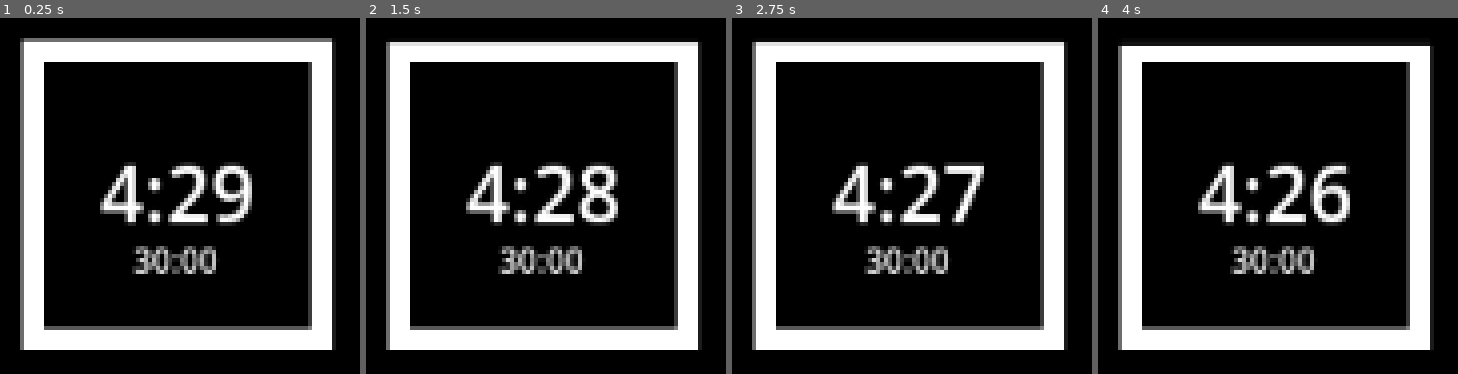
Above: before the commit, frames 1-4 (left to right).
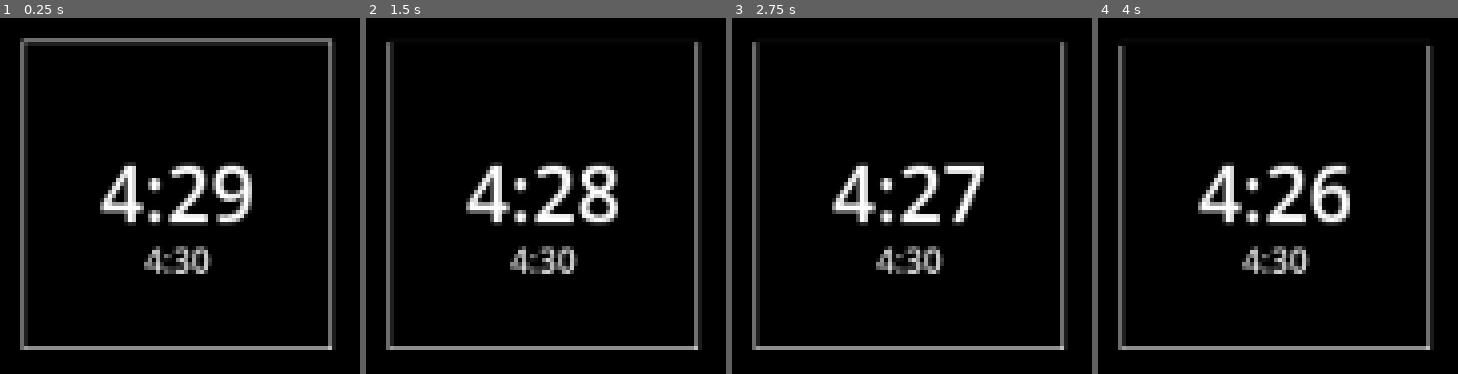
Above: after the commit, the same moments.

Repository: Username4D/TooManyTimers
Game: Godot game, scene res://Scenes/timer.tscn
The game is run twice, just before and just after one commit, with the same random seed, the same clock (stepped at 60 frames per second) and the same inputs. The project has no main scene, so this scene is started directly.
Inputs:
- Up to frame 1 (0.25 s): no input
- Up to frame 2 (1.5 s): tap Enter at 0.5 s; tap Space at 1.25 s
- Up to frame 3 (2.75 s): tap Enter at 2 s
- Up to frame 4 (4 s): tap Space at 2.75 s; tap Enter at 3.5 s

The runs differ from the first frame. In frame 1, 21% of the frame differs, in the area x 6-93%, y 6-94%; in frame 2, 21%; in frame 3, 21%; in frame 4, 20%.

Commit message:
added simple timer app page

Diff:
--- /dev/null
+++ b/Resources/main_theme.tres
@@ -0,0 +1,39 @@
+[gd_resource type="Theme" load_steps=5 format=3 uid="uid://jqwegfssy45"]
+
+[sub_resource type="StyleBoxFlat" id="StyleBoxFlat_lq07f"]
+bg_color = Color(0.6, 0.6, 0.6, 0)
+border_width_left = 2
+border_width_top = 2
+border_width_right = 2
+border_width_bottom = 2
+border_color = Color(1, 1, 1, 1)
+
+[sub_resource type="StyleBoxFlat" id="StyleBoxFlat_rpoj5"]
+bg_color = Color(0.6, 0.6, 0.6, 0)
+border_width_left = 2
+border_width_top = 2
+border_width_right = 2
+border_width_bottom = 2
+border_color = Color(1, 1, 1, 1)
+
+[sub_resource type="StyleBoxFlat" id="StyleBoxFlat_7ygoy"]
+bg_color = Color(0.6, 0.6, 0.6, 0)
+border_width_left = 2
+border_width_top = 2
+border_width_right = 2
+border_width_bottom = 2
+border_color = Color(1, 1, 1, 1)
+
+[sub_resource type="StyleBoxFlat" id="StyleBoxFlat_b4loo"]
+bg_color = Color(1, 1, 1, 0.0901961)
+border_width_left = 2
+border_width_top = 2
+border_width_right = 2
+border_width_bottom = 2
+border_color = Color(1, 1, 1, 1)
+
+[resource]
+Button/styles/focus = SubResource("StyleBoxFlat_lq07f")
+Button/styles/hover = SubResource("StyleBoxFlat_rpoj5")
+Button/styles/normal = SubResource("StyleBoxFlat_7ygoy")
+Button/styles/pressed = SubResource("StyleBoxFlat_b4loo")
--- /dev/null
+++ b/Scenes/page_timer.tscn
@@ -0,0 +1,42 @@
+[gd_scene load_steps=4 format=3 uid="uid://cqj2wsnpqsluq"]
+
+[ext_resource type="PackedScene" uid="uid://pcycaju1hdau" path="res://Scenes/timer.tscn" id="1_11m8k"]
+[ext_resource type="Script" uid="uid://djbry8tnwe3xf" path="res://Scripts/page_timer.gd" id="1_cgogb"]
+[ext_resource type="Theme" uid="uid://jqwegfssy45" path="res://Resources/main_theme.tres" id="2_vceoi"]
+
+[node name="page_timer" type="Control"]
+layout_mode = 3
+anchors_preset = 15
+anchor_right = 1.0
+anchor_bottom = 1.0
+grow_horizontal = 2
+grow_vertical = 2
+script = ExtResource("1_cgogb")
+
+[node name="timer" parent="." instance=ExtResource("1_11m8k")]
+offset_left = 576.0
+offset_top = 320.0
+offset_right = 832.0
+offset_bottom = 320.0
+scale = Vector2(2, 2)
+
+[node name="start_pause" type="Button" parent="."]
+layout_mode = 0
+offset_left = 496.0
+offset_top = 96.0
+offset_right = 656.0
+offset_bottom = 160.0
+theme = ExtResource("2_vceoi")
+text = "Start"
+
+[node name="reset" type="Button" parent="."]
+layout_mode = 0
+offset_left = 496.0
+offset_top = 480.0
+offset_right = 656.0
+offset_bottom = 544.0
+theme = ExtResource("2_vceoi")
+text = "Reset"
+
+[connection signal="pressed" from="start_pause" to="." method="_on_start_pause_pressed"]
+[connection signal="pressed" from="reset" to="." method="_on_reset_pressed"]
--- a/Scenes/timer.tscn
+++ b/Scenes/timer.tscn
@@ -48,10 +48,10 @@
 [node name="black_bg" type="ColorRect" parent="."]
 material = SubResource("CanvasItemMaterial_pvhx5")
 layout_mode = 0
-offset_left = -48.0
-offset_top = -48.0
-offset_right = 48.0
-offset_bottom = 48.0
+offset_left = -55.0
+offset_top = -55.0
+offset_right = 55.0
+offset_bottom = 55.0
 color = Color(0, 0, 0, 1)
 
 [node name="time_left" type="Label" parent="."]
--- /dev/null
+++ b/Scripts/page_timer.gd
@@ -0,0 +1,18 @@
+extends Control
+
+
+
+func _on_start_pause_pressed() -> void:
+	if $timer.running:
+		$timer.pause()
+	else:
+		$timer.start()
+
+func _process(delta: float) -> void:
+	if $timer.running:
+		$start_pause.text = "Pause"
+	else:
+		$start_pause.text = "Start"
+
+func _on_reset_pressed() -> void:
+	$timer.reset()
--- a/Scripts/timer.gd
+++ b/Scripts/timer.gd
@@ -1,7 +1,7 @@
 extends Control
 
 @export var time = 30
-
+@export var running = true
 func _ready() -> void:
 	$Timer.wait_time = time
 	$Timer.start()
@@ -9,5 +9,27 @@
 func _process(delta: float) -> void:
 	var text = var_to_str(floori($Timer.time_left / 60)) + ":"
 	text += var_to_str(int($Timer.time_left) % 60) if len(var_to_str(int($Timer.time_left) % 60)) == 2 else "0" + var_to_str(int($Timer.time_left) % 60)
+	var og = var_to_str(floori(time / 60)) + ":"
+	og += var_to_str(int(time) % 60) if len(var_to_str(int(time) % 60)) == 2 else "0" + var_to_str(int(time) % 60)
 	$ColorRect.size.y = 112 * ($Timer.time_left / $Timer.wait_time)
 	$time_left.text = text
+	$original_time.text = og
+	if running:
+		$original_time.visible = true
+	else:
+		$original_time.visible = false
+
+func start():
+	if $Timer.is_stopped():
+		$Timer.start()
+	$Timer.paused = false
+	running = true
+
+func reset():
+	$Timer.wait_time = time
+	$Timer.stop()
+	running = false
+
+func pause():
+	$Timer.paused = true
+	running = false
--- a/Test.tscn
+++ /dev/null
@@ -1,10 +0,0 @@
-[gd_scene load_steps=2 format=3 uid="uid://dnnka5th1gldj"]
-
-[ext_resource type="Texture2D" uid="uid://ocqr4kaowgws" path="res://icon.svg" id="1_mtyf4"]
-
-[node name="Node2D" type="Node2D"]
-
-[node name="Sprite2D" type="Sprite2D" parent="."]
-texture = ExtResource("1_mtyf4")
-
-[node name="Node2D" type="Node2D" parent="."]
Not shown, added: Scripts/page_timer.gd.uid
